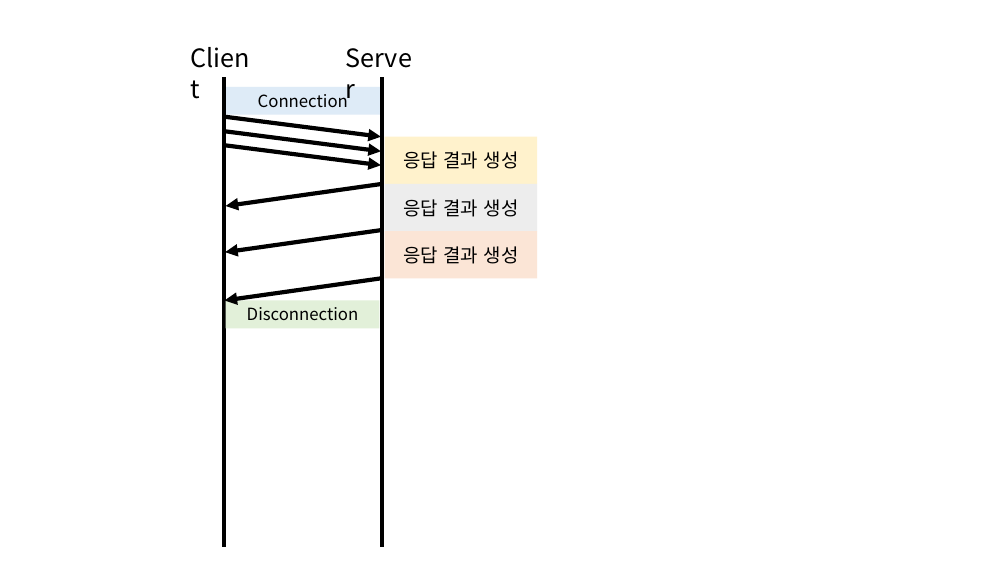
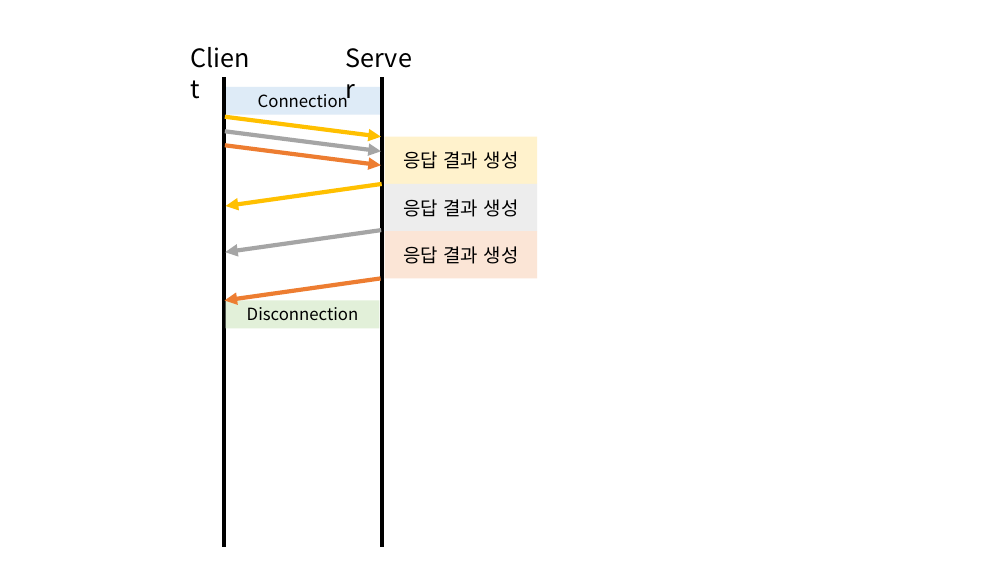
Before and after one commit to beomy/beomy.github.io, a slide deck: slide 3 of static/assets/img/posts/etc/http-version.pptx. Drawn at 1008x567 pixels with LibreOffice and Linux fonts; fonts in the diff are those of the drawing. Boxes give left, top, right and bottom in pixels: in the first picture for what was removed or moved away, otherwise in the second. Text is boxed around its words. In the diff, an @@ line names an element or a change of style, - is before the commit and + after.

```diff
--- a/static/assets/img/posts/etc/http-version.pptx
+++ b/static/assets/img/posts/etc/http-version.pptx
@@ arrow (225, 116) - (381, 137): stroke #000000 4 pt to #FFC000 4 pt @@
@@ arrow (225, 132) - (381, 151): stroke #000000 4 pt to #A5A5A5 4 pt @@
@@ arrow (225, 145) - (381, 166): stroke #000000 4 pt to #ED7D31 4 pt @@
@@ arrow (382, 184) - (226, 206): stroke #000000 4 pt to #FFC000 4 pt @@
@@ arrow (381, 230) - (225, 253): stroke #000000 4 pt to #A5A5A5 4 pt @@
@@ arrow (380, 278) - (225, 300): stroke #000000 4 pt to #ED7D31 4 pt @@
```
Also in this commit, not shown: 3 other slides changed, 6 other files.
